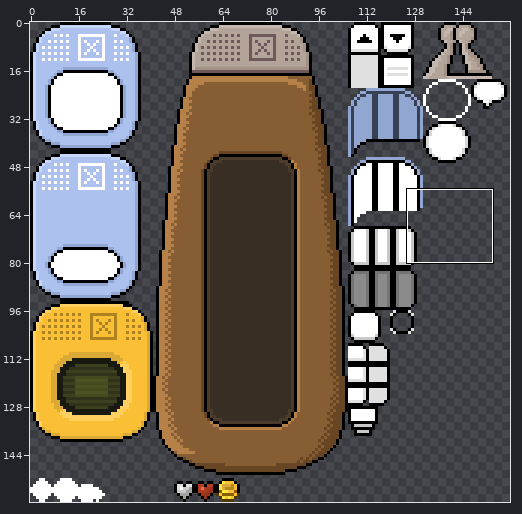
A sprite sheet gets an edit: app/client/src/assets/ui/ui.png. Above: a wide view before the commit, with the close-up outlined.
Close-up. As it was:
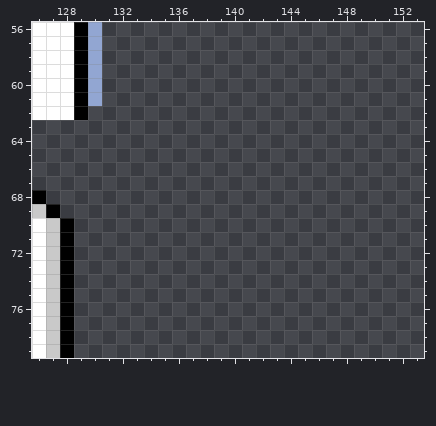
The file is 160x160 pixels. Colours within 5 levels of each other are drawn and written as one. Shown: x 126..153, y 56..79.
After the commit:
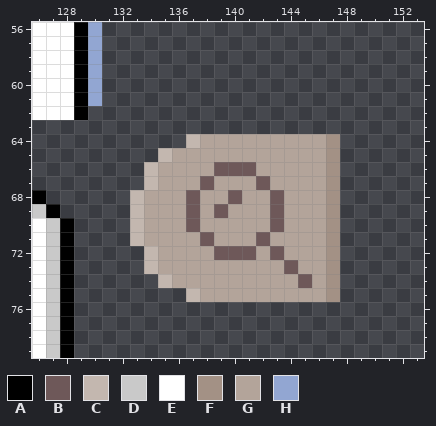
Palette (. is transparent): A #000000  B #6e5859  C #c3b7af  D #c9c9c9  E #ffffff  F #a39185  G #b3a49a  H #92a6d2
Diff:
y 64: x 137..147 ........... -> CGGGGGGGGGF
y 65: x 135..147 ............. -> CGGGGGGGGGGGF
y 66: x 134..147 .............. -> CGGGGBBBGGGGGF
y 67: x 134..147 .............. -> CGGGBGGGBGGGGF
y 68: x 133..147 ............... -> CGGGBGGBGGBGGGF
y 69: x 133..147 ............... -> CGGGBGBGGGBGGGF
y 70: x 133..147 ............... -> CGGGBGGGGGBGGGF
y 71: x 133..147 ............... -> CGGGGBGGGBGGGGF
y 72: x 134..147 .............. -> CGGGGBBBGBGGGF
y 73: x 134..147 .............. -> CGGGGGGGGGBGGF
y 74: x 135..147 ............. -> CGGGGGGGGGBGF
y 75: x 137..147 ........... -> CGGGGGGGGGF
